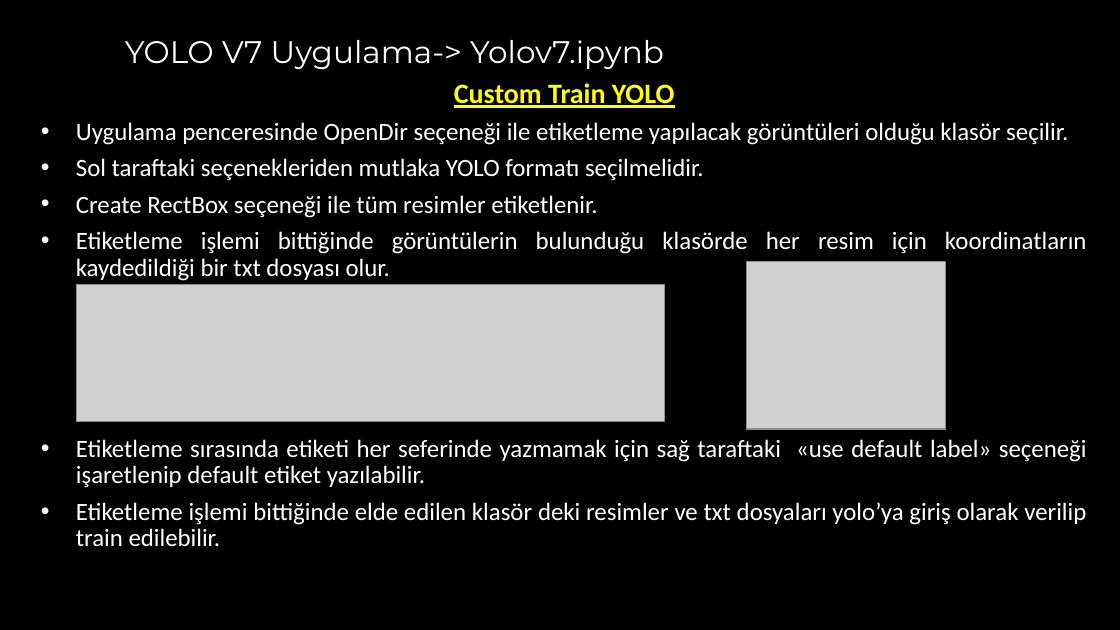
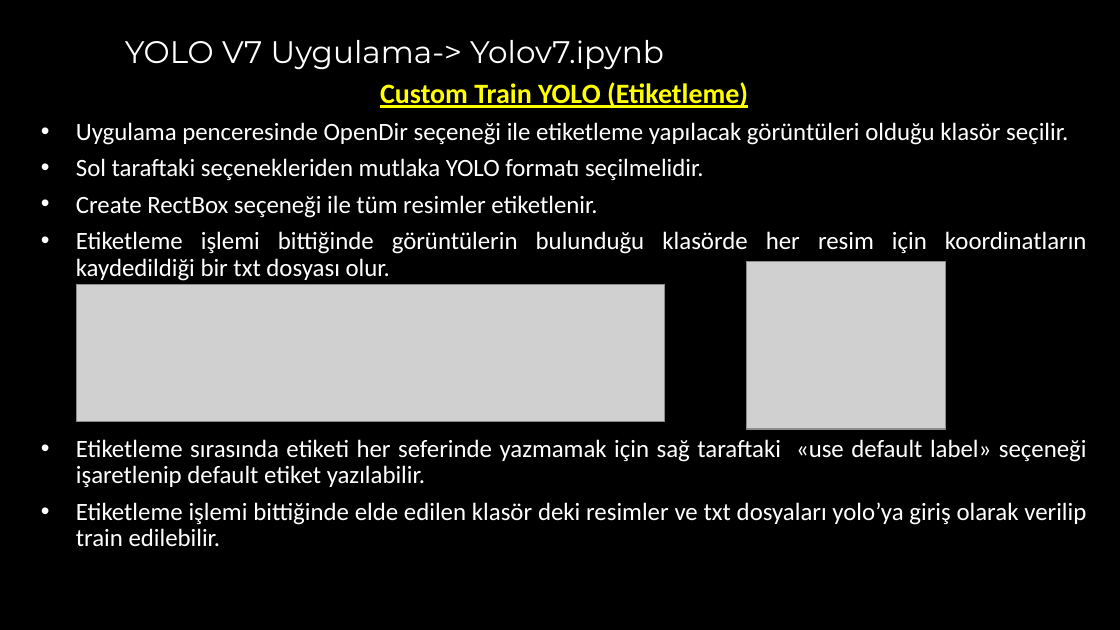
Before and after one commit to akaraci/Makine-Ogrenmesi, a slide deck: slide 18 of Sunular/MÖT-Hafta-8 - Yolo Detection.pptx (slide 17 before the commit). Drawn at 1120x630 pixels with LibreOffice and Linux fonts; fonts in the diff are those of the drawing; grey boxes stand for pictures. Boxes give left, top, right and bottom in pixels: in the first picture for what was removed or moved away, otherwise in the second. Text is boxed around its words. In the diff, an @@ line names an element or a change of style, - is before the commit and + after.

```diff
--- a/Sunular/MÖT-Hafta-8 - Yolo Detection.pptx
+++ b/Sunular/MÖT-Hafta-8 - Yolo Detection.pptx
@@ text at (x1=380, y1=82, x2=748, y2=108): text changed @@
-Custom Train YOLO
+Custom Train YOLO (Etiketleme)
```
Also in this commit, not shown: 1 other slide changed, 1 slide added.
